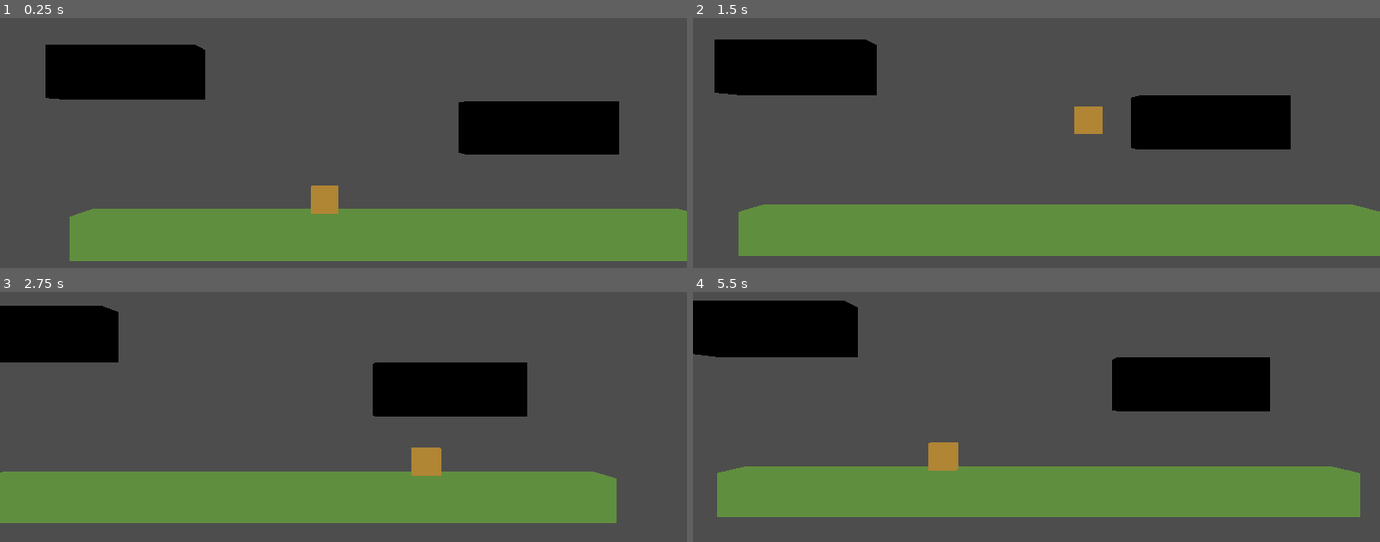
Above: before the commit, frames 1-4 (two rows, left to right).
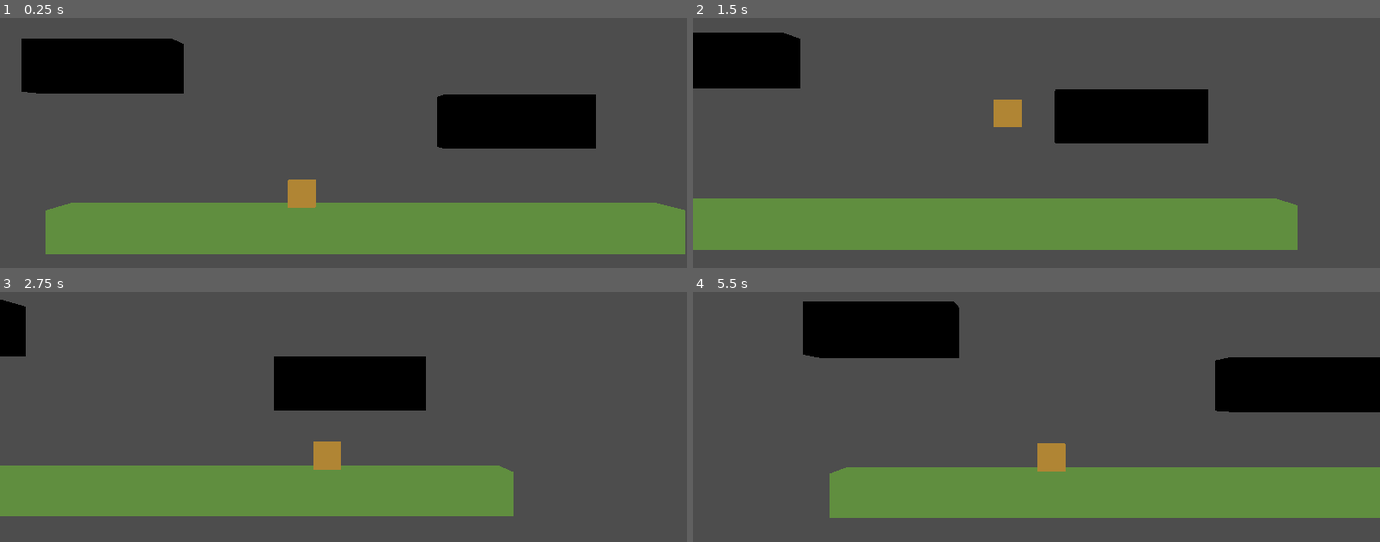
Above: after the commit, the same moments.

Repository: VLauren/BubbleJam
Game: Godot game, scene res://Scenes/main.tscn
Same seed, same stepped clock (60 frames per second), same inputs: the game is played once before the commit and once after it.
Inputs (mouse positions are in pixels of both pictures, inside the frame that each line leads up to):
- Up to frame 1 (0.25 s): no input
- Up to frame 2 (1.5 s): tap Enter (ui_accept) at 0.5, 0.77 s; move the mouse to (1187, 105) at 0.52 s; hold Right (ui_right) 0.53-1.28 s; tap F at 0.6, 1.35 s; click (1187, 105) at 0.67 s; move the mouse to (899, 143) at 1.27 s; hold Down (ui_down) from 1.28 s (still down)
- Up to frame 3 (2.75 s): tap Enter (ui_accept) at 1.52 s; move the mouse to (412, 312) at 2.02 s; release Down (ui_down) at 2.03 s; hold Right (ui_right) from 2.03 s (still down); tap F at 2.1 s
- Up to frame 4 (5.5 s): move the mouse to (1002, 474) at 2.77 s; release Right (ui_right) at 2.78 s; hold Up (ui_up) 2.78-3.53 s; tap F every 0.75 s from 2.85 to 5.1 s; click (1002, 474) at 2.92 s; tap Enter (ui_accept) at 3.02, 3.77, 4.52 s; move the mouse to (1242, 454) at 3.52 s; hold Left (ui_left) 3.53-5.03 s; move the mouse to (830, 339) at 4.27 s; move the mouse to (1070, 397) at 5.02 s; hold Down (ui_down) from 5.03 s (still down); click (1070, 397) at 5.17 s

The runs differ from the first frame. In frame 1, 11% of the frame differs, in the area x 3-100%, y 8-98%; in frame 2, 18%; in frame 3, 17%; in frame 4, 19%, in the area x 0-100%, y 3-91%.

Commit message:
cambio de nivel y mejoras de camara

Diff:
--- a/Scenes/camera.tscn
+++ b/Scenes/camera.tscn
@@ -5,4 +5,5 @@
 [node name="Camera" type="Camera3D"]
 fov = 20.0
 script = ExtResource("1_rjwtv")
-smooth_factor = 1.0
+offset = Vector3(0, 2, 40)
+smooth_factor = 2.0
--- /dev/null
+++ b/Scenes/level02.tscn
@@ -0,0 +1,32 @@
+[gd_scene load_steps=4 format=3 uid="uid://b1u1w1koo38sv"]
+
+[ext_resource type="PackedScene" uid="uid://bs7sai2tuoww0" path="res://Scenes/camera.tscn" id="1_x0vmv"]
+[ext_resource type="PackedScene" uid="uid://mev7r26i6pax" path="res://Scenes/character.tscn" id="2_l3qml"]
+
+[sub_resource type="StandardMaterial3D" id="StandardMaterial3D_32dj5"]
+shading_mode = 0
+albedo_color = Color(0.374816, 0.556871, 0.248993, 1)
+
+[node name="Node3D" type="Node3D"]
+
+[node name="Camera" parent="." instance=ExtResource("1_x0vmv")]
+transform = Transform3D(1, 0, 0, 0, 1, 0, 0, 0, 1, 2.75051, 2.53023, 40.3495)
+
+[node name="Character" parent="." instance=ExtResource("2_l3qml")]
+transform = Transform3D(1, 0, 0, 0, 1, 0, 0, 0, 1, 1.878, 0.0413287, 0.00273819)
+
+[node name="CSGBox3D" type="CSGBox3D" parent="."]
+transform = Transform3D(1, 0, 0, 0, 1, 0, 0, 0, 1, 4.12835, -1.56995, -0.233667)
+use_collision = true
+size = Vector3(22.5721, 1.55762, 3.55029)
+material = SubResource("StandardMaterial3D_32dj5")
+
+[node name="CSGBox3D2" type="CSGBox3D" parent="."]
+transform = Transform3D(1, 0, 0, 0, 1, 0, 0, 0, 1, 18.5289, 2.33896, -0.447268)
+use_collision = true
+size = Vector3(5.41046, 1.92818, 2.99512)
+
+[node name="CSGBox3D3" type="CSGBox3D" parent="."]
+transform = Transform3D(1, 0, 0, 0, 1, 0, 0, 0, 1, 29.9894, 4.38437, -0.876991)
+use_collision = true
+size = Vector3(5.41046, 1.92818, 2.99512)
--- a/Scenes/main.tscn
+++ b/Scenes/main.tscn
@@ -1,7 +1,8 @@
-[gd_scene load_steps=4 format=3 uid="uid://bsgjs18b0v7vg"]
+[gd_scene load_steps=5 format=3 uid="uid://bsgjs18b0v7vg"]
 
 [ext_resource type="PackedScene" uid="uid://mev7r26i6pax" path="res://Scenes/character.tscn" id="1_ifjge"]
 [ext_resource type="PackedScene" uid="uid://bs7sai2tuoww0" path="res://Scenes/camera.tscn" id="1_mkntk"]
+[ext_resource type="PackedScene" uid="uid://b5xegt20ea1kd" path="res://Scenes/trigger_level_end.tscn" id="3_psj7a"]
 
 [sub_resource type="StandardMaterial3D" id="StandardMaterial3D_32dj5"]
 shading_mode = 0
@@ -11,7 +12,6 @@
 
 [node name="Camera" parent="." instance=ExtResource("1_mkntk")]
 transform = Transform3D(1, 0, 0, 0, 1, 0, 0, 0, 1, 2.752, 2.561, 40.321)
-offset = Vector3(0, 2, 40)
 
 [node name="Character" parent="." instance=ExtResource("1_ifjge")]
 transform = Transform3D(1, 0, 0, 0, 1, 0, 0, 0, 1, 1.878, 0.0413287, 0.00273819)
@@ -31,3 +31,6 @@
 transform = Transform3D(1, 0, 0, 0, 1, 0, 0, 0, 1, -5.51589, 4.38437, -0.876991)
 use_collision = true
 size = Vector3(5.41046, 1.92818, 2.99512)
+
+[node name="TriggerLevelEnd" parent="." instance=ExtResource("3_psj7a")]
+transform = Transform3D(1, 0, 0, 0, 1, 0, 0, 0, 1, 14.5336, -0.00972617, -0.119494)
--- /dev/null
+++ b/Scenes/trigger_level_end.tscn
@@ -0,0 +1,15 @@
+[gd_scene load_steps=3 format=3 uid="uid://b5xegt20ea1kd"]
+
+[ext_resource type="Script" path="res://Scripts/trigger_level_end.gd" id="1_6pi5i"]
+
+[sub_resource type="BoxShape3D" id="BoxShape3D_e2ym5"]
+size = Vector3(2.36971, 2.65277, 3.13693)
+
+[node name="TriggerLevelEnd" type="Area3D"]
+script = ExtResource("1_6pi5i")
+
+[node name="CollisionShape3D" type="CollisionShape3D" parent="."]
+transform = Transform3D(1, 0, 0, 0, 1, 0, 0, 0, 1, 0.0683153, 0.826385, 0.0727997)
+shape = SubResource("BoxShape3D_e2ym5")
+
+[connection signal="body_entered" from="." to="." method="_on_body_entered"]
--- a/Scripts/camera.gd
+++ b/Scripts/camera.gd
@@ -7,6 +7,7 @@
 @export var maxPos : Vector2
 
 var player : CharacterBody3D
+var direction = 1
 
 func _ready() -> void:
 	player = get_tree().get_nodes_in_group("player")[0]
@@ -15,7 +16,14 @@
 	# print(str(player.position) + " " + str(position))
 	var target = player.position
 
-	if(not player.is_on_floor()):
+	print((position.y - offset.y) - target.y)
+	if(not player.is_on_floor() and ((position.y - offset.y) - target.y) < -0.5):
 		target.y = position.y - offset.y
+	if player.velocity.x > 0:
+		direction = 1
+	if player.velocity.x < 0:
+		direction = -1
+
+	target.x += direction * 2.5
 
 	position = lerp(position, target + offset, smooth_factor * delta)
--- /dev/null
+++ b/Scripts/trigger_level_end.gd
@@ -0,0 +1,6 @@
+extends Area3D
+
+
+func _on_body_entered(body: Node3D) -> void:
+	if body.is_in_group("player"):
+		get_tree().change_scene_to_file("res://Scenes/level02.tscn")
